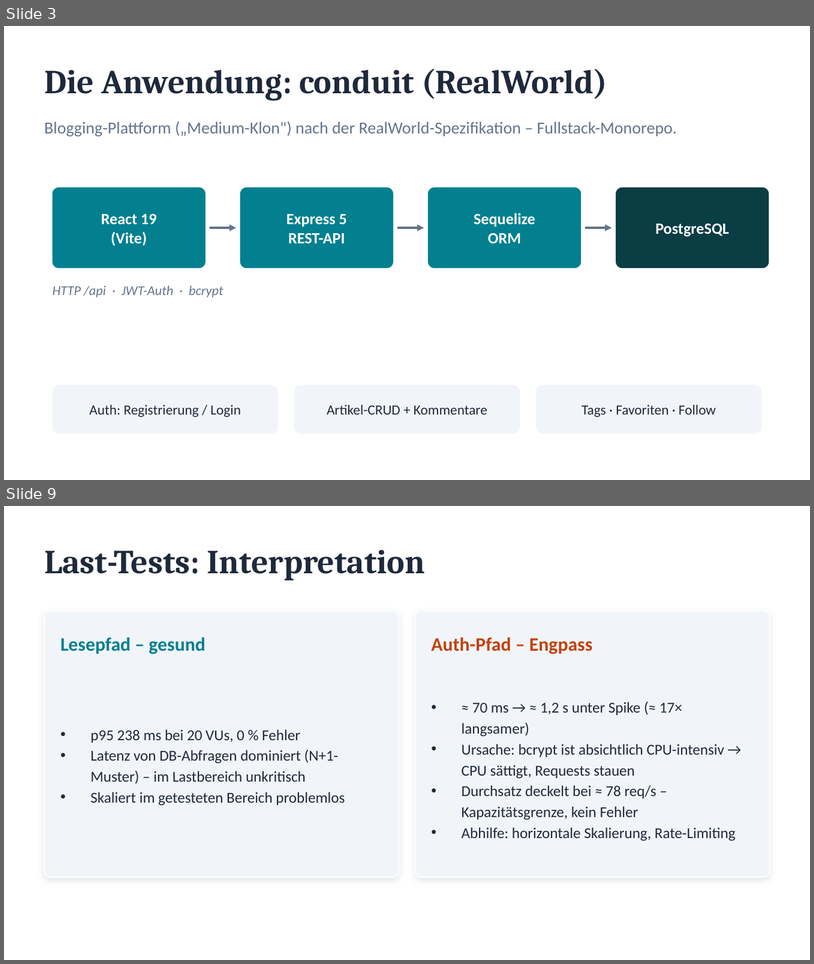
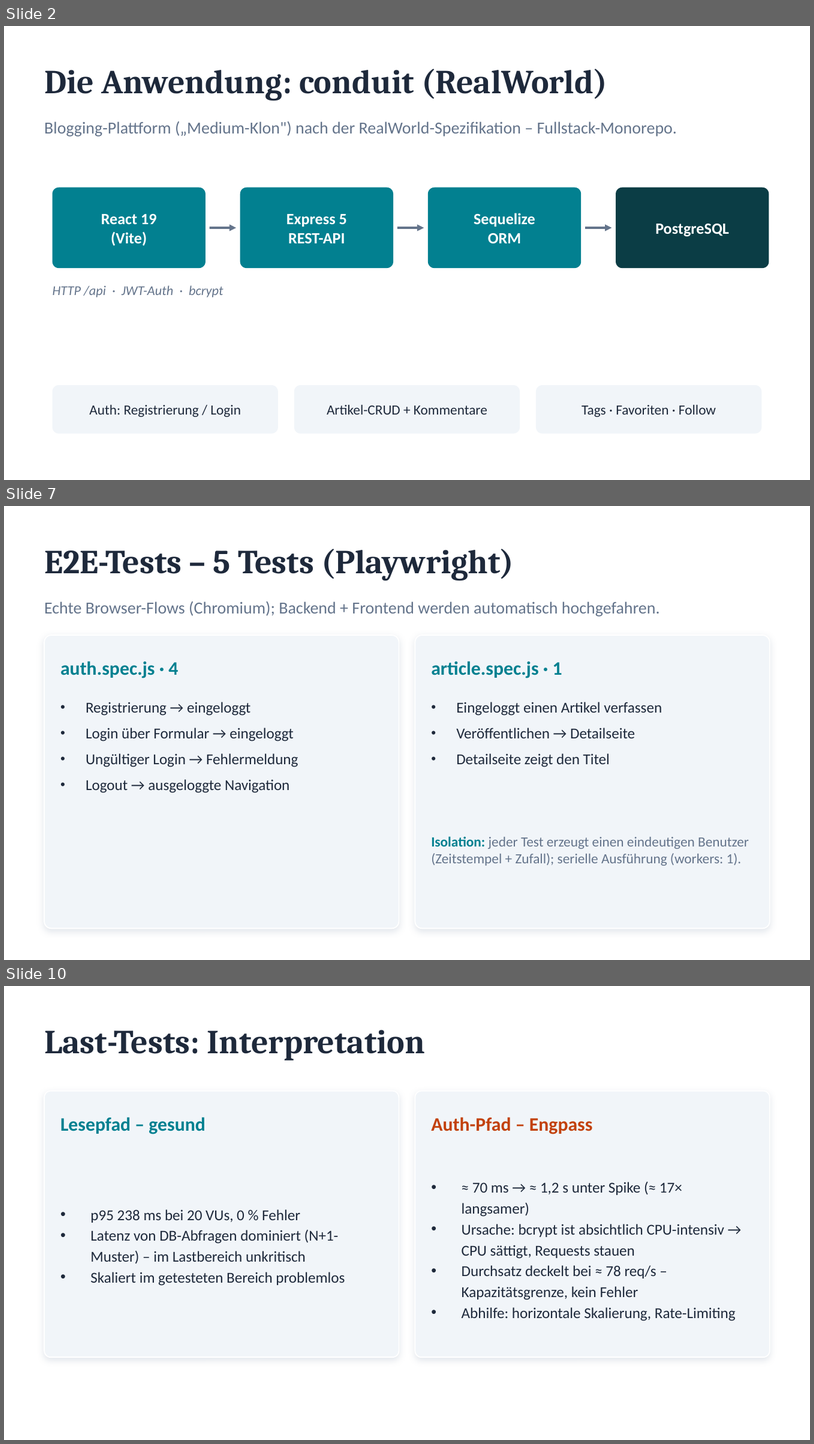
Before and after one commit to Lolo169169/wat4-2026ss-bb-zauner-seybold, a slide deck: PRESENTATION.pptx. Shown one above the other, each under a label of ours: slides 3 and 9 before the commit, slides 2, 7 and 10 after it; the slides between them are not shown. The pictures are 814x964 and 814x1444 pixels, drawn with LibreOffice and Linux fonts; fonts in the diff are those of the drawing. Boxes give left, top, right and bottom in pixels: in the first picture for what was removed or moved away, otherwise in the second. Text is boxed around its words. In the diff, an @@ line names an element or a change of style, - is before the commit and + after.

```diff
--- a/PRESENTATION.pptx
+++ b/PRESENTATION.pptx
@@ slide 7 added at [4,506,810,960], background #FFFFFF @@
@@ text added at [44,549,514,581], 30 pt, text #1E293B, bold @@
+E2E-Tests – 5 Tests (Playwright)
@@ text added at [44,601,660,616], 15 pt, text #64748B @@
+Echte Browser-Flows (Chromium); Backend + Frontend werden automatisch hochgefahren.
@@ rounded rectangle added at [44,635,399,928], fill #F1F5F9, outline #FFFFFF 1 pt @@
@@ rounded rectangle added at [415,635,770,928], fill #F1F5F9, outline #FFFFFF 1 pt @@
@@ text added at [60,661,178,678], 17 pt, text #028090, bold @@
+auth.spec.js · 4
@@ text added at [431,661,563,678], 17 pt, text #028090, bold @@
+article.spec.js · 1
@@ text added at [86,702,298,793], 13.5 pt, text #1E293B @@
+• Registrierung → eingeloggt
+• Login über Formular → eingeloggt
+• Ungültiger Login → Fehlermeldung
+• Logout → ausgeloggte Navigation
@@ text added at [456,702,662,767], 13.5 pt, text #1E293B @@
+• Eingeloggt einen Artikel verfassen
+• Veröffentlichen → Detailseite
+• Detailseite zeigt den Titel
@@ text added at [431,836,749,865], 12.5 pt, text #64748B @@
+Isolation: jeder Test erzeugt einen eindeutigen Benutzer (Zeitstempel + Zufall); serielle Ausführung (workers: 1).
@@ what was slide 3 is now slide 2 @@
@@ what was slide 9 is now slide 10 @@
```
Also in this commit, not shown: 2 slides changed, 4 other slides added, 5 slides removed.
